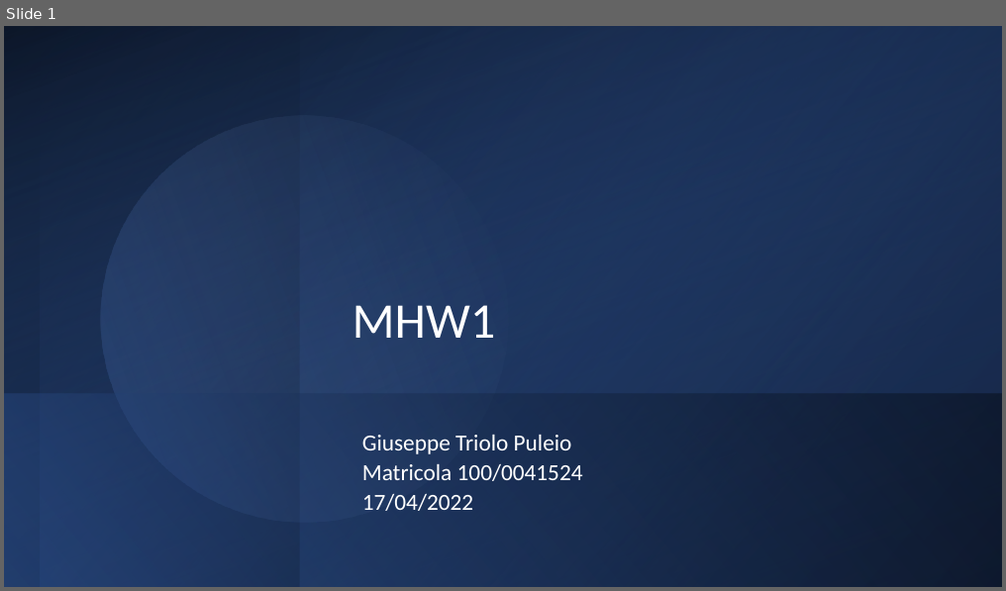
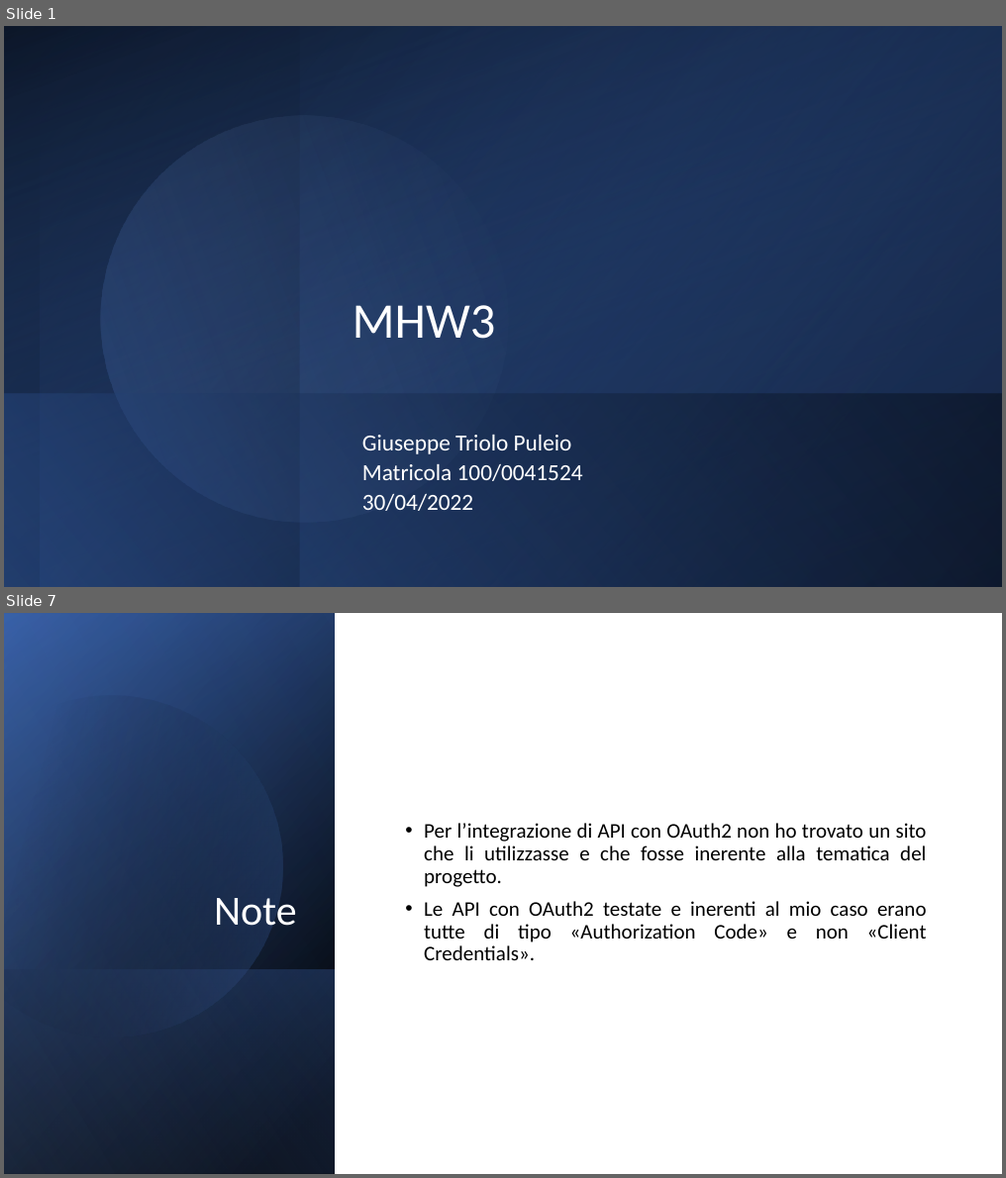
Before and after one commit to gtriolo87/mhw3, a slide deck: mhw3.pptx. Shown one above the other, each under a label of ours: slide 1 before the commit, slides 1 and 7 after it; the slides between them are not shown. The pictures are 1006x591 and 1006x1178 pixels, drawn with LibreOffice and Linux fonts; fonts in the diff are those of the drawing. Boxes give left, top, right and bottom in pixels: in the first picture for what was removed or moved away, otherwise in the second. Text is boxed around its words. In the diff, an @@ line names an element or a change of style, - is before the commit and + after.

```diff
--- a/mhw3.pptx
+++ b/mhw3.pptx
@@ slide 7 added at <box>4,613,1002,1174</box>, background #FFFFFF @@
@@ rectangle added at <box>4,613,1002,1174</box>, fill #FFFFFF @@
@@ rectangle added at <box>4,613,335,1174</box>, fill gradient #000000 to #2F5597 @@
@@ rectangle added at <box>4,614,335,1174</box>, fill gradient #000000 to #4472C4 @@
@@ rectangle added at <box>4,613,335,1173</box>, fill gradient #000000 to #8FAADC @@
@@ freeform shape added at <box>4,655,324,1072</box>, fill gradient #000000 to #4472C4 @@
@@ text added at <box>424,823,927,960</box>, 20 pt, text #000000 @@
+• Per l’integrazione di API con OAuth2 non ho trovato un sito che li utilizzasse e che fosse inerente alla tematica del progetto.
+• Le API con OAuth2 testate e inerenti al mio caso erano tutte di tipo «Authorization Code» e non «Client Credentials».
@@ title added at <box>214,898,297,926</box>, 40 pt, text #FFFFFF @@
+Note
@@ rectangle added at <box>4,969,335,1174</box>, fill gradient #4472C4 to #000000 @@
@@ slide 1 changed as well @@
@@ title at <box>352,305,496,339</box>: text changed @@
-MHW1
+MHW3
@@ subtitle at <box>362,494,473,511</box>: text changed @@
-17/04/2022
+30/04/2022
```
Also in this commit, not shown: 1 other slide changed, 4 other slides added, 6 slides removed.
